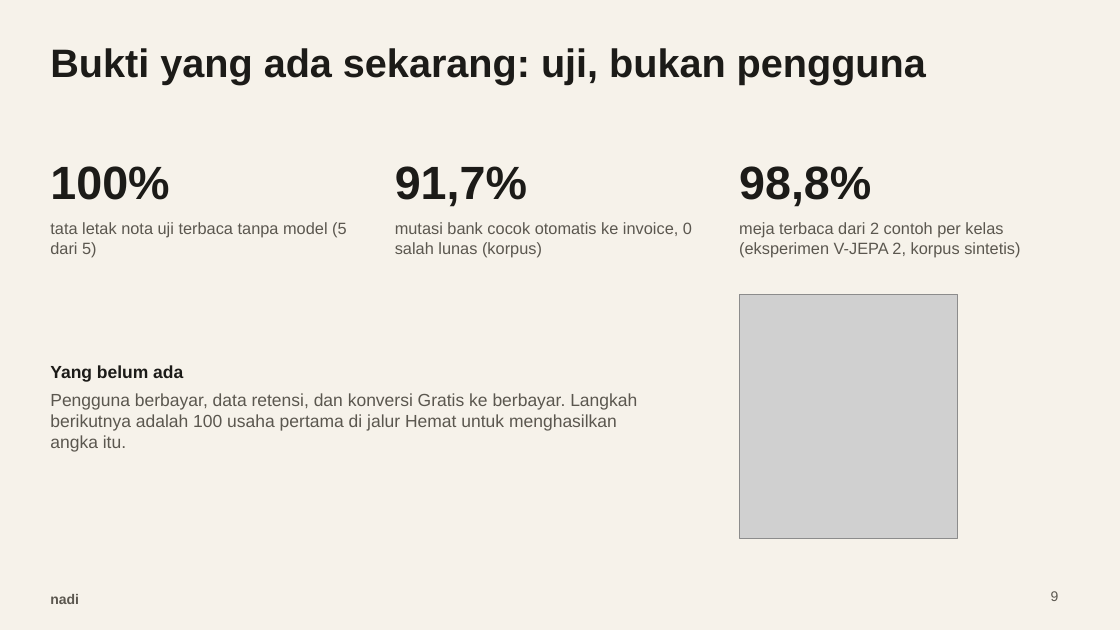
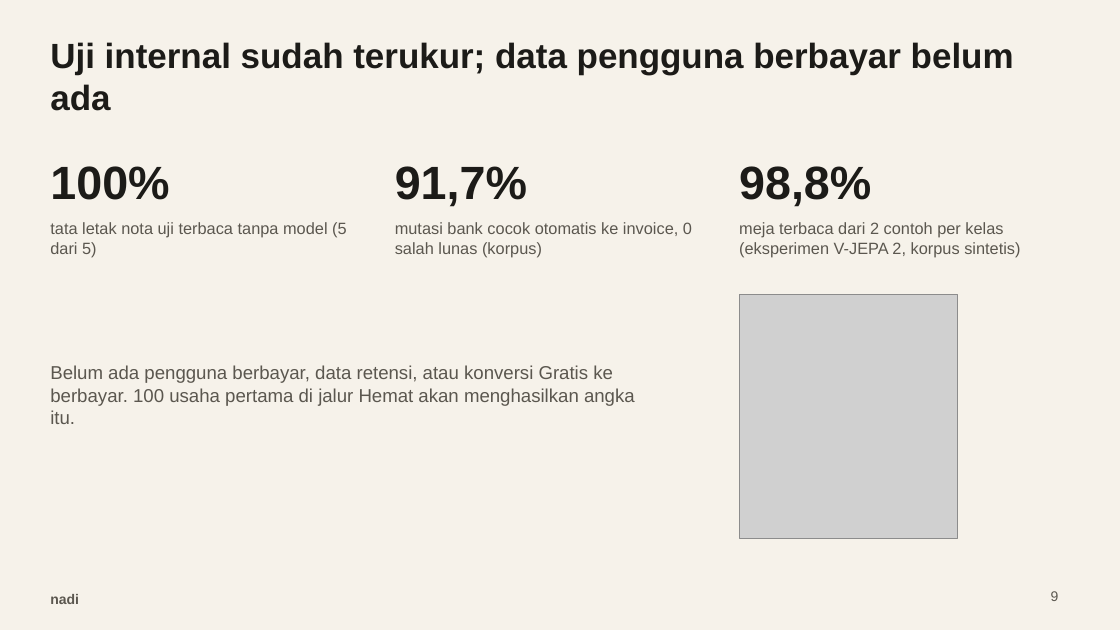
Before and after one commit to Tristan-tech-ai/nadi, a slide deck: slide 9 of docs/bisnis/pitch-deck.pptx. Drawn at 1120x630 pixels with LibreOffice and Linux fonts; fonts in the diff are those of the drawing; grey boxes stand for pictures. Boxes give left, top, right and bottom in pixels: in the first picture for what was removed or moved away, otherwise in the second. Text is boxed around its words. In the diff, an @@ line names an element or a change of style, - is before the commit and + after.

Commit message:
D-22 pitch deck assertion-evidence: judul kalimat klaim, bagan harga sebagai bukti, tanpa poin

```diff
--- a/docs/bisnis/pitch-deck.pptx
+++ b/docs/bisnis/pitch-deck.pptx
@@ title at <box>50,42,1014,111</box>: text changed; size 34 to 30 pt @@
-Bukti yang ada sekarang: uji, bukan pengguna
+Uji internal sudah terukur; data pengguna berbayar belum ada
@@ text at <box>50,365,635,424</box>: text changed; size 15 to 16 pt @@
-Yang belum ada
-Pengguna berbayar, data retensi, dan konversi Gratis ke berbayar. Langkah berikutnya adalah 100 usaha pertama di jalur Hemat untuk menghasilkan angka itu.
+Belum ada pengguna berbayar, data retensi, atau konversi Gratis ke berbayar. 100 usaha pertama di jalur Hemat akan menghasilkan angka itu.
```
Also in this commit, not shown: 8 other slides changed, 3 other files.
